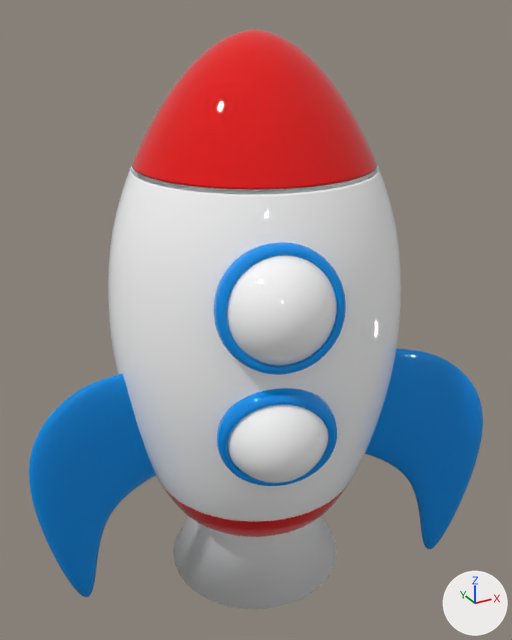
The FBX model Frontend/public/rocket.fbx, before and after one commit.
Camera for both pictures: a 50 mm camera at (-1.98, -3.61, 1.94) aimed at (0.04, 0.06, 0.1). Every picture has the same lights, and +X, +Y and +Z are marked at lower right. Where no turn or scale is listed for an object, it has been applied to the vertices.
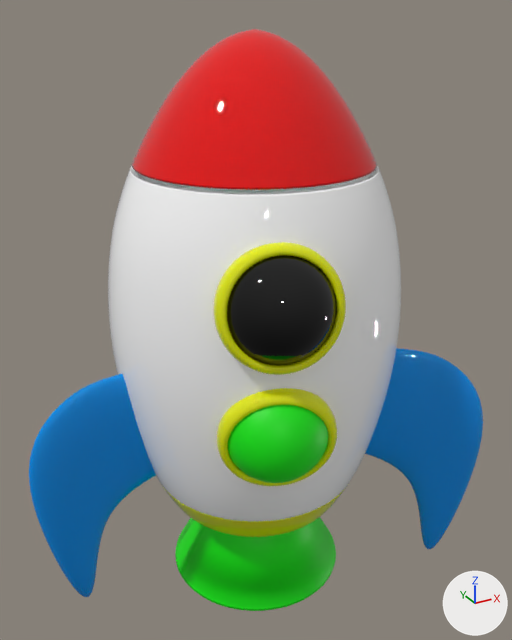
Where the newer file only moved an object's origin or applied its transform, the numbers keep the older frame.

Changed parts and their boxes [x1, y1, x2, y2] in the pictures (512 x 640 px):
'Cone', reshaped: before [29, 29, 483, 609]; after [29, 29, 483, 611]
part 1 of me_cone, rebuilt: before [173, 516, 337, 609]; after [175, 517, 336, 611]
part 2 of me_cone, recoloured (white to black): [227, 255, 337, 365] in both
part 3 of me_cone, recoloured (white to green): [228, 405, 328, 483] in both
part 4 of me_cone, recoloured (red to yellow): [163, 487, 346, 537] in both
part 5 of me_cone, recoloured (blue to yellow): [213, 242, 346, 486] in both

Diff of the bpy script that builds the scene:
```diff
--- a/Frontend/public/rocket.fbx.py
+++ b/Frontend/public/rocket.fbx.py
@@ mat_material_017 @@
+mat_material_017 = principled_material('Material.017')
+mat_material_017.base_color = (0.75, 0.8, 0.0011)  # yellow #e1e704
+mat_material_017.roughness = 0.0
@@ mat_material_018 @@
+mat_material_018 = principled_material('Material.018')
+mat_material_018.base_color = (0.0, 0.0, 0.0)  # black #000000
+mat_material_018.roughness = 0.0
@@ mat_material_012 @@
+mat_material_012 = principled_material('Material.012')
+mat_material_012.base_color = (0.0, 0.8, 0.000364)  # green #00e701
@@ me_cone @@
 # used by ob_cone; location = (-0.043, -0.129, -0.059)
-me_cone.from_pydata(...)  # 42478 vertices, 42465 faces; spans x -1.45..1.27, y -0.9..1.45, z -1.63..1.89
-me_cone.materials.append(mat_material_013)  # white #e7e7e7
+me_cone.from_pydata(...)  # 44261 vertices, 45876 faces; spans x -1.45..1.27, y -0.9..1.45, z -1.63..1.89
+# me_cone part 1: the loose piece of 97 vertices spanning x -0.55..0.64, y -0.47..0.73, z -1.63..-0.43 is rebuilt with 1880 vertices and now spans x -0.55..0.62, y -0.48..0.68, z -1.63..-0.78, in mat_material_012 (green #00e701)
+# me_cone part 2: 192 faces spanning x -0.53..0.02, y -0.9..-0.6, z 0.35..0.91 switch from mat_material_014 (white #ffffff) to mat_material_018 (black #000000)
+# me_cone part 3: 192 faces spanning x -0.53..-0.01, y -0.89..-0.58, z -0.41..0.14 switch from mat_material_014 (white #ffffff) to mat_material_012 (green #00e701)
+# me_cone part 4: 7360 faces spanning x -0.64..0.73, y -0.56..0.81, z -1.11..-0.32 switch from mat_material_015 (red #e70002) to mat_material_017 (yellow #e1e704)
+# me_cone part 5: 6656 faces spanning x -0.57..0.08, y -0.85..-0.47, z -0.46..0.95 switch from mat_material_016 (blue #008de7) to mat_material_017 (yellow #e1e704)
```
